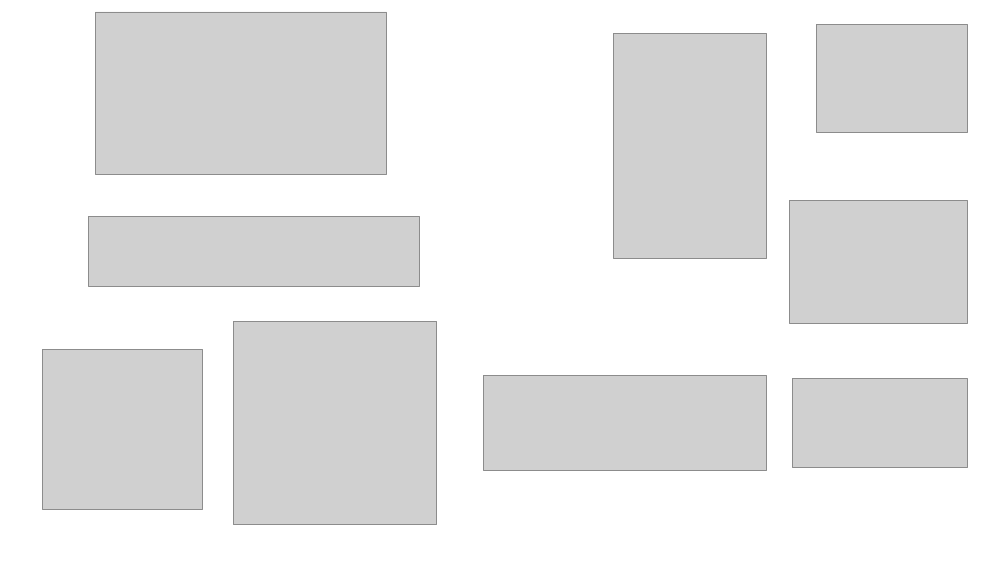
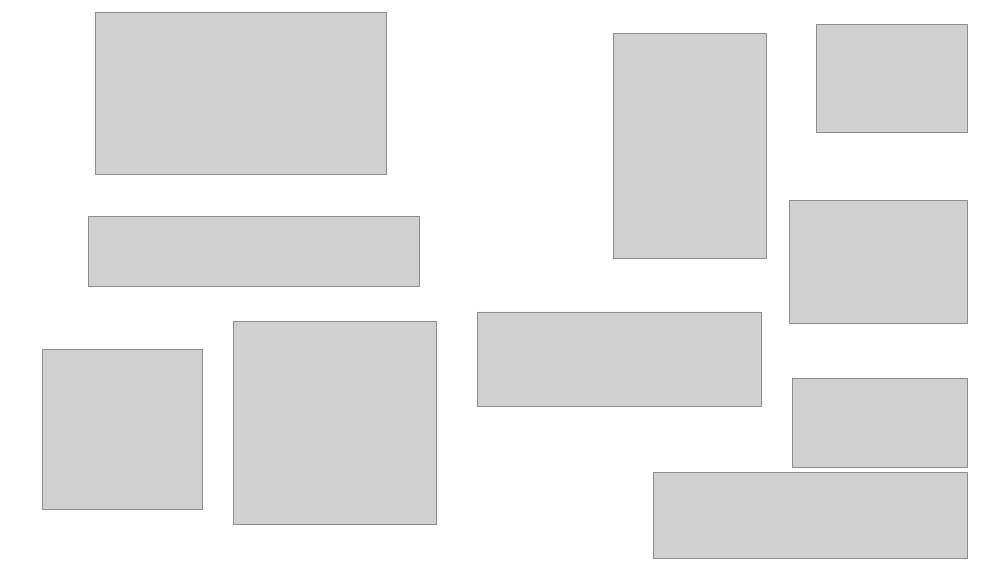
Before and after one commit to kartoza/osgs, a slide deck: slide 2 of docs/OpenGISStack-Presentation.pptx. Drawn at 1008x567 pixels with LibreOffice and Linux fonts; fonts in the diff are those of the drawing; grey boxes stand for pictures; background and template pictures are left out. Boxes give left, top, right and bottom in pixels: in the first picture for what was removed or moved away, otherwise in the second. Text is boxed around its words. In the diff, an @@ line names an element or a change of style, - is before the commit and + after.

Commit message:
Presentation update

```diff
--- a/docs/OpenGISStack-Presentation.pptx
+++ b/docs/OpenGISStack-Presentation.pptx
@@ picture: place and size @@
-picture at <box>483,376,767,470</box>
+picture at <box>478,312,761,407</box>
@@ picture added at <box>653,473,967,558</box> @@
```
Also in this commit, not shown: 1 slide added.
